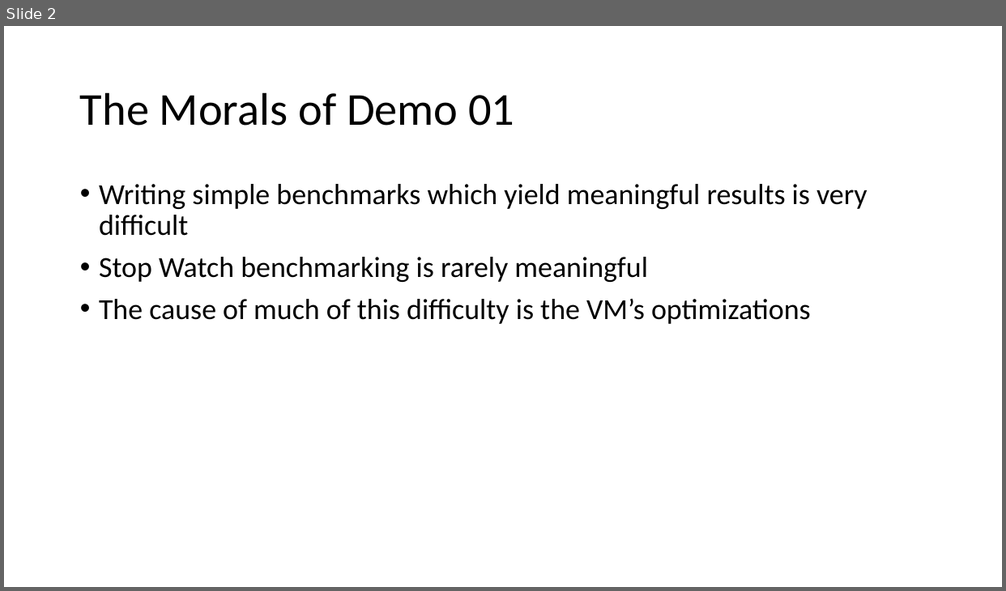
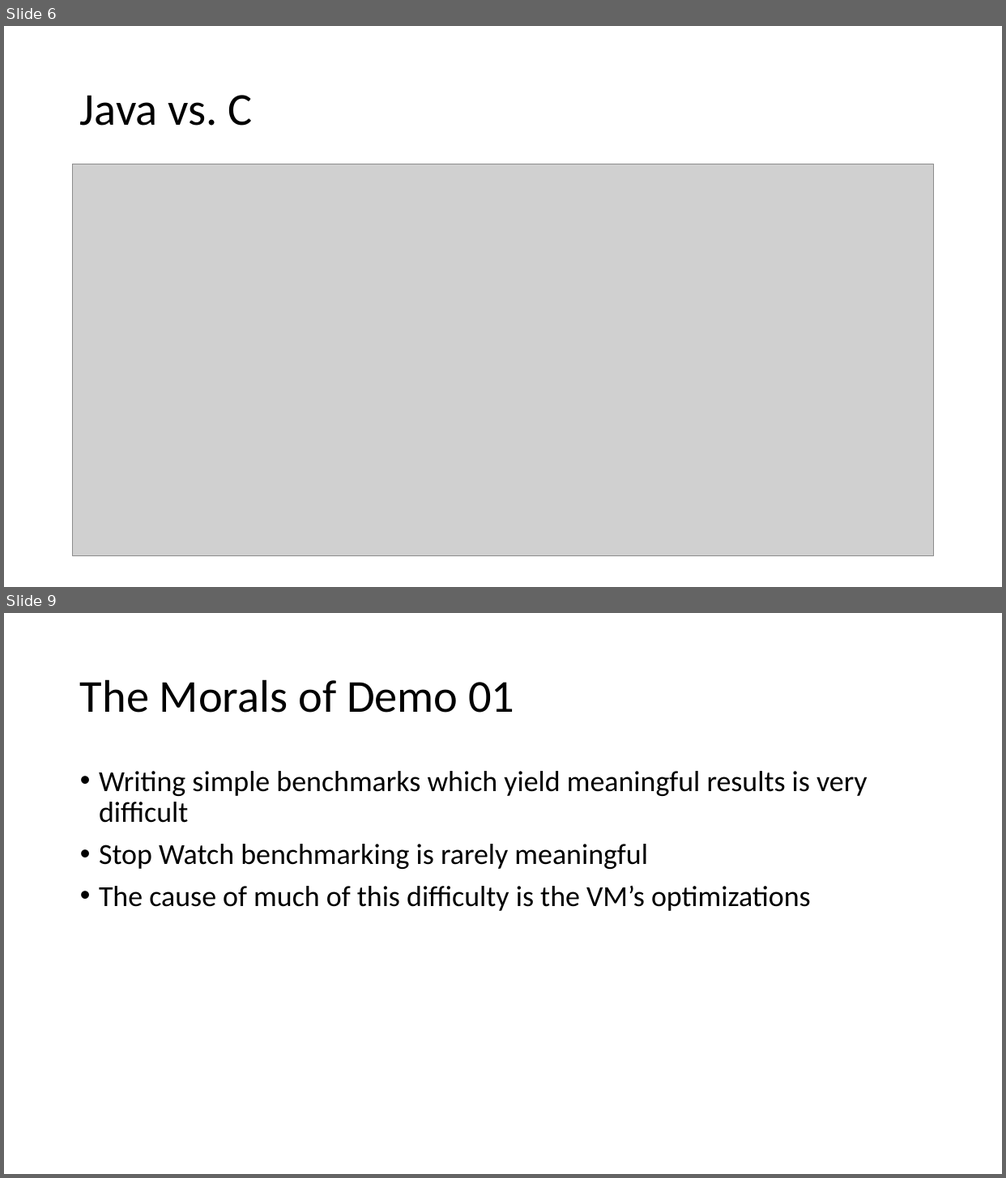
Before and after one commit to tresat/JMH-Presentation, a slide deck: doc/slides.pptx. Shown one above the other, each under a label of ours: slide 2 before the commit, slides 6 and 9 after it; the slides between them are not shown. The pictures are 1006x591 and 1006x1178 pixels, drawn with LibreOffice and Linux fonts; fonts in the diff are those of the drawing; grey boxes stand for pictures. Boxes give left, top, right and bottom in pixels: in the first picture for what was removed or moved away, otherwise in the second. Text is boxed around its words. In the diff, an @@ line names an element or a change of style, - is before the commit and + after.

```diff
--- a/doc/slides.pptx
+++ b/doc/slides.pptx
@@ slide 6 added at box(4, 26, 1002, 587), background #FFFFFF @@
@@ title added at box(80, 95, 253, 126), 44 pt, text #000000 @@
+Java vs. C
@@ picture added at box(73, 165, 934, 557) @@
@@ what was slide 2 is now slide 9 @@
```
Also in this commit, not shown: 3 slides changed, 7 other slides added, 6 other files.
